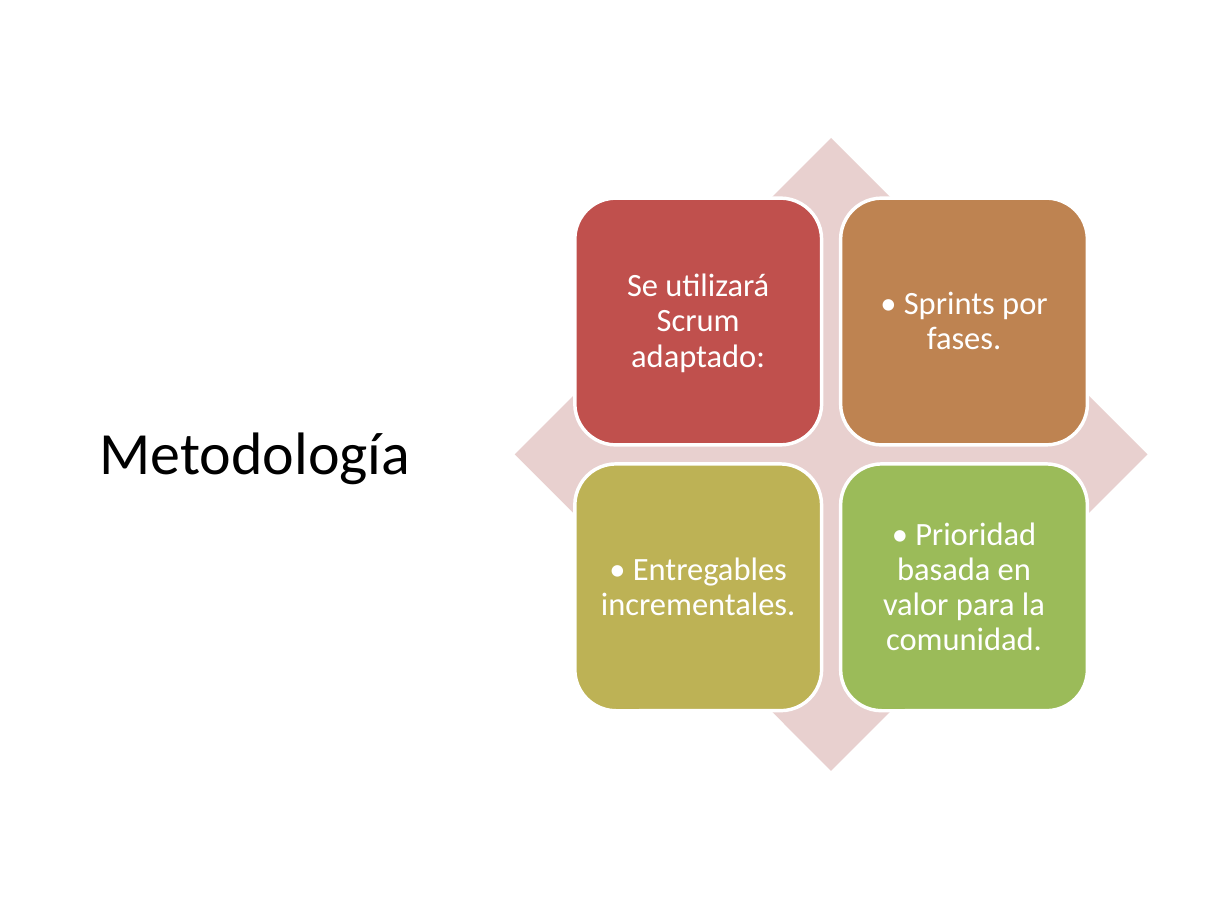
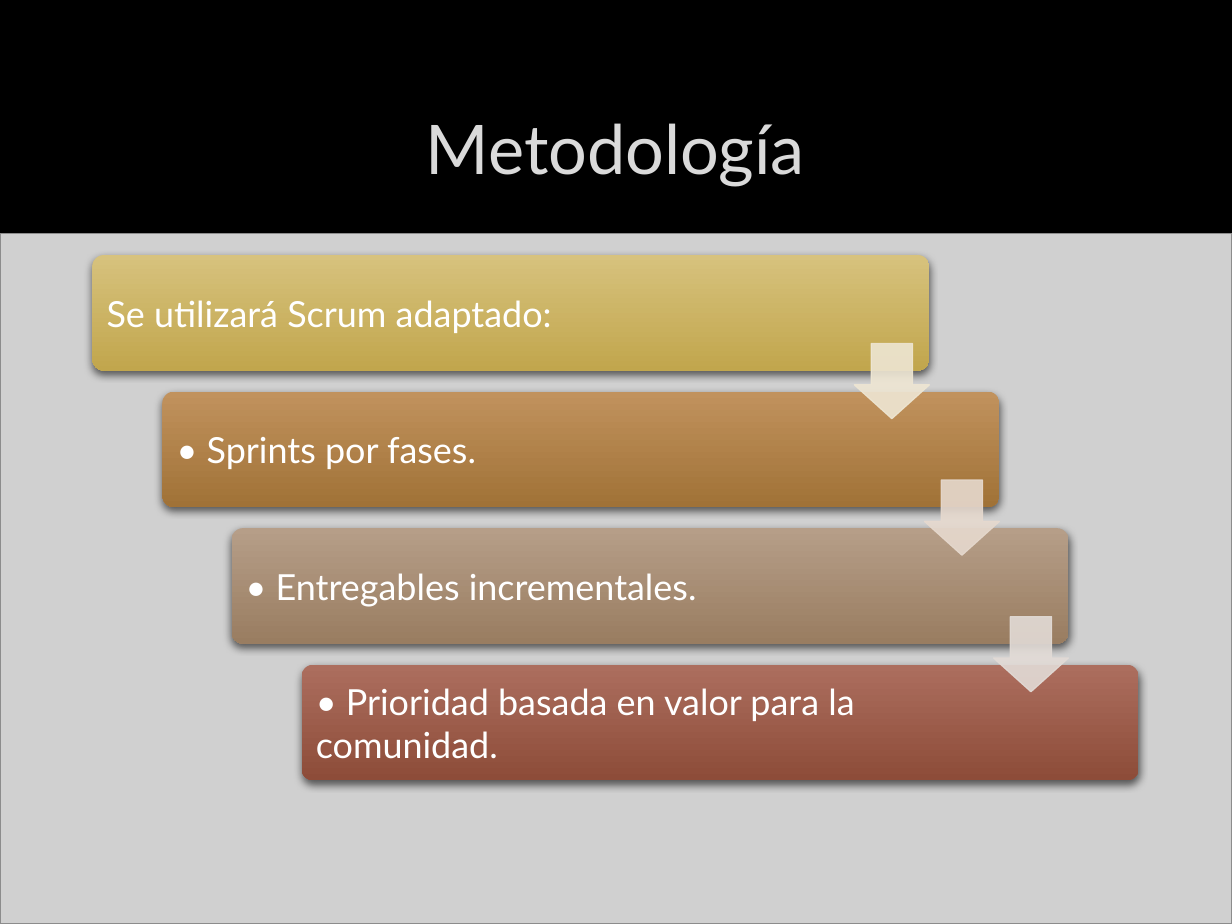
Before and after one commit to DalizC/PTY4614, a slide deck: slide 9 of Equipo 09/Fase 2/Evidencias Proyecto/Presentacion.pptx. Drawn at 1232x924 pixels with LibreOffice and Linux fonts; fonts in the diff are those of the drawing; grey boxes stand for pictures; background and template pictures are left out. Boxes give left, top, right and bottom in pixels: in the first picture for what was removed or moved away, otherwise in the second. Text is boxed around its words. In the diff, an @@ line names an element or a change of style, - is before the commit and + after.

```diff
--- a/Equipo 09/Fase 2/Evidencias Proyecto/Presentacion.pptx
+++ b/Equipo 09/Fase 2/Evidencias Proyecto/Presentacion.pptx
@@ background #FFFFFF to picture (left out) @@
@@ title "Metodología": place and size @@
-title "Metodología" at (100,432,411,485)
+title "Metodología" at (426,123,805,187)
@@ title "Metodología" at (426,123,805,187): size 35 to 40 pt, font Calibri to Lato, text colour #000000 to #DADADA, letter outline none to #404040 0.75 pt @@
@@ picture added at (0,233,1232,924) @@
@@ text "Se utilizará Scrum adaptado:": place and size @@
-text "Se utilizará Scrum adaptado:" at (627,273,769,373)
+text "Se utilizará Scrum adaptado:" at (107,300,552,333)
@@ size 19 to 21 pt, font Calibri to Lato; alignment centre to left; line spacing 0.9 to 1 in 4 elements at (276,573,697,607), (107,300,552,333), (316,688,854,759), (207,437,476,469) @@
@@ text "• Sprints por fases.": place and size @@
-text "• Sprints por fases." at (904,291,1047,349)
+text "• Sprints por fases." at (207,437,476,469)
@@ group removed at (515,138,1148,771): 4 rounded rectangles, 1 diamond @@
@@ text "• Entregables incrementales.": place and size @@
-text "• Entregables incrementales." at (601,557,795,615)
+text "• Entregables incrementales." at (276,573,697,607)
@@ group added at (92,255,1138,781): 4 rounded rectangles, 3 down arrows @@
@@ text "• Prioridad basada en valor ...": place and size @@
-text "• Prioridad basada en valor ..." at (883,522,1045,650)
+text "• Prioridad basada en valor ..." at (316,688,854,759)
```
Also in this commit, not shown: 12 other slides changed, 1 slide added, 1 slide removed.
